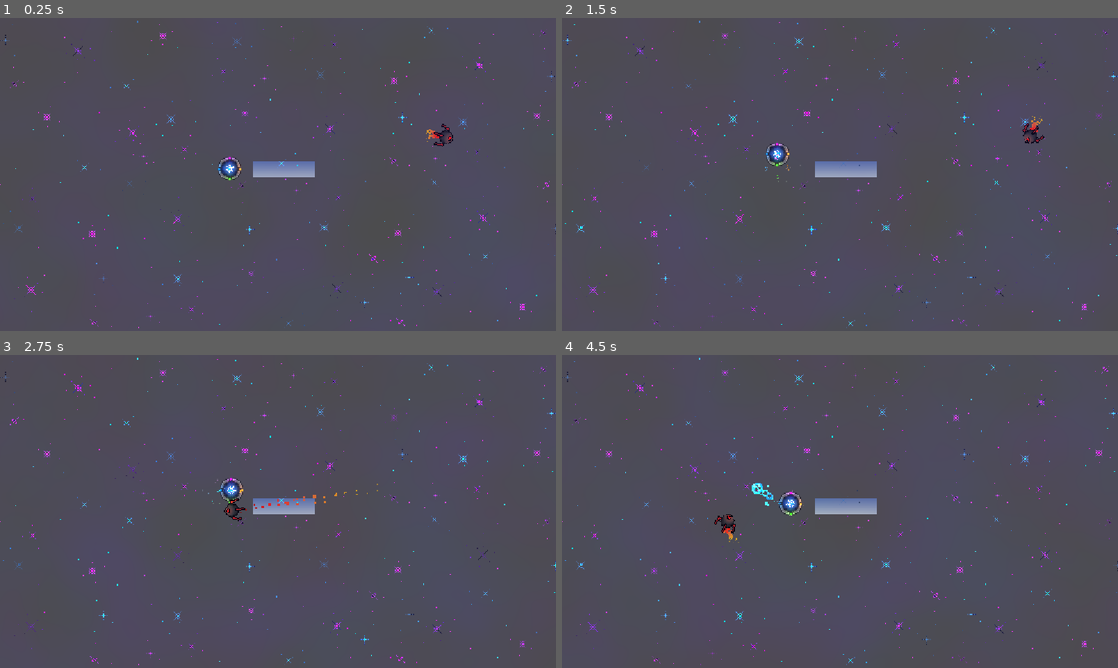
Above: before the commit, frames 1-4 (two rows, left to right).
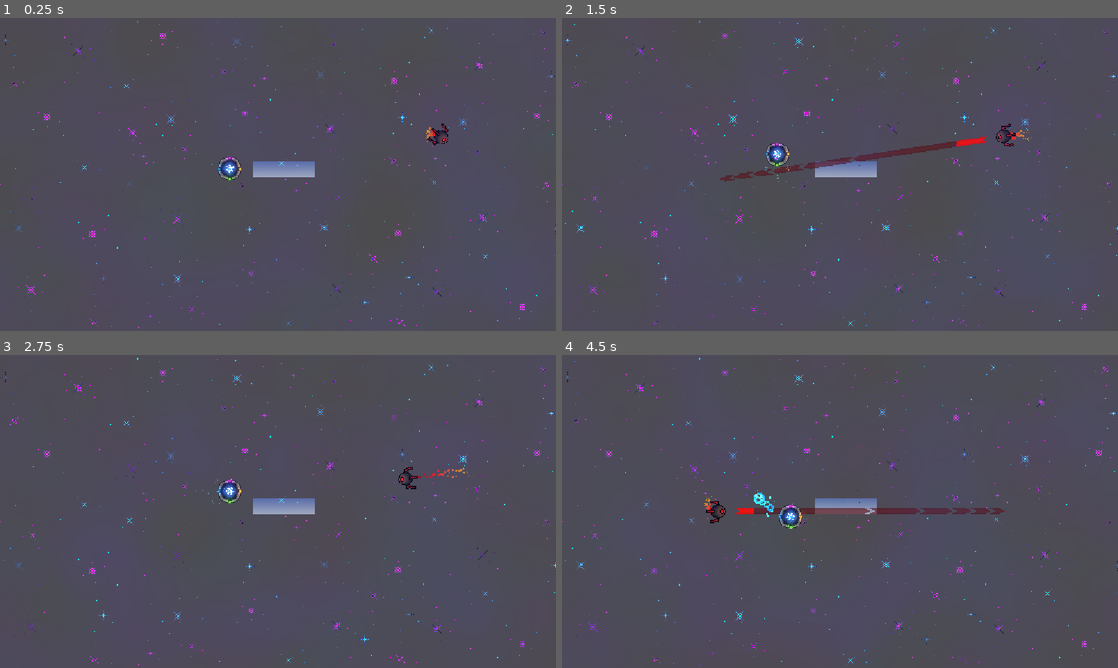
Above: after the commit, the same moments.

Repository: eee12342/New-Game
Game: Godot game, scene res://scenes/main.tscn
Same seed, same stepped clock (60 frames per second), same inputs: the game is played once before the commit and once after it.
Inputs (mouse positions are in pixels of both pictures, inside the frame that each line leads up to):
- Up to frame 1 (0.25 s): no input
- Up to frame 2 (1.5 s): move the mouse to (962, 158) at 0.52 s; tap A (colour1) at 0.6 s; move the mouse to (728, 190) at 1.27 s; tap W (colour2) at 1.35 s
- Up to frame 3 (2.75 s): move the mouse to (333, 442) at 2.02 s; tap D (colour3) at 2.1 s
- Up to frame 4 (4.5 s): move the mouse to (812, 574) at 2.77 s; tap S (colour4) at 2.85 s; move the mouse to (1006, 558) at 3.52 s; hold Shift (colour_change_mode) 3.53-4.28 s; move the mouse to (673, 464) at 4.27 s; click (673, 464) at 4.35 s

The runs differ from the first frame. In frame 1, 0.2% of the frame differs, in the area x 76-82%, y 33-42%; in frame 2, 1.1%; in frame 3, 0.6%; in frame 4, 1.6%, in the area x 25-80%, y 40-60%.

Commit message:
Add dash charge UI and tweak enemy behaviours
Add a dash charge TextureProgressBar scene (dashbar.tscn) and instance it in enemy1. Implement charge UI/tween (charge_progress, charge_tween) and integrate it into the attack flow (start_attack, charge display, then attack). Reduce rotation_speed_seconds (2 -> 1) and shorten Pause wait_time (2.0 -> 1.5). Comment out previous momentum tween setup. Also adjust enemy2 visuals: flip sprite horizontally, and tweak Hitbox and Visuals positions/rotation.

Diff:
--- /dev/null
+++ b/scenes/enemy/enemy1/dashbar.tscn
@@ -0,0 +1,12 @@
+[gd_scene format=3 uid="uid://djp87qcu7vd6o"]
+
+[ext_resource type="Texture2D" uid="uid://56ud2jut254u" path="res://art/UI/ArrowBottom.png" id="1_ykxqu"]
+[ext_resource type="Texture2D" uid="uid://m5gyc7ndn0mr" path="res://art/UI/ArrowTop.png" id="2_onohu"]
+
+[node name="ArrowProgress" type="TextureProgressBar" unique_id=1109070990]
+texture_filter = 1
+offset_right = 40.0
+offset_bottom = 40.0
+value = 10.0
+texture_under = ExtResource("1_ykxqu")
+texture_progress = ExtResource("2_onohu")
--- a/scenes/enemy/enemy1/enemy1.tscn
+++ b/scenes/enemy/enemy1/enemy1.tscn
@@ -3,6 +3,7 @@
 [ext_resource type="Script" uid="uid://do52j6cw47w2k" path="res://scenes/enemy/enemy1/enemy_1.gd" id="1_mywme"]
 [ext_resource type="Texture2D" uid="uid://dpcodqu5fbvf" path="res://art/EnemyArt/ShitterEnemy.png" id="2_a3pup"]
 [ext_resource type="Texture2D" uid="uid://cq6o3phc5pem0" path="res://art/SpecialEffects/SmallExplosion.png" id="3_dfp62"]
+[ext_resource type="PackedScene" uid="uid://djp87qcu7vd6o" path="res://scenes/enemy/enemy1/dashbar.tscn" id="4_hddgn"]
 
 [sub_resource type="AtlasTexture" id="AtlasTexture_dfp62"]
 atlas = ExtResource("3_dfp62")
@@ -160,8 +161,18 @@
 target_position = Vector2(300, 0)
 
 [node name="Pause" type="Timer" parent="." unique_id=14633251]
-wait_time = 2.0
+wait_time = 1.5
 one_shot = true
+
+[node name="ArrowProgress" parent="." unique_id=1109070990 instance=ExtResource("4_hddgn")]
+visible = false
+z_index = -1
+offset_left = 7.0
+offset_top = -8.0
+offset_right = 127.0
+offset_bottom = 32.0
+scale = Vector2(2.5, 1)
+value = 0.0
 
 [connection signal="body_entered" from="Hitbox" to="." method="_on_hitbox_body_entered"]
 [connection signal="timeout" from="Pause" to="." method="_on_pause_timeout"]
--- a/scenes/enemy/enemy1/enemy_1.gd
+++ b/scenes/enemy/enemy1/enemy_1.gd
@@ -1,10 +1,11 @@
 extends Enemy
 
 
-@export var rotation_speed_seconds: float = 2
+@export var rotation_speed_seconds: float = 1
 
 @onready var pause_timer: Timer = $Pause
 @onready var raycast: RayCast2D = $RayCast2D
+@onready var charge_progress: TextureProgressBar = $ArrowProgress
 
 var dying: bool = false
 var finding_player: bool = false
@@ -14,13 +15,14 @@
 var momentum_tween: Tween
 var attack_tween: Tween
 var tween: Tween
+var charge_tween: Tween
 var tweens: Array
 
 
 func _process(_delta: float) -> void:
 	if not finding_player:
 		find_player()
-	tweens = [momentum_tween, attack_tween, tween]
+	tweens = [momentum_tween, attack_tween, tween, charge_tween]
 
 
 func find_player():
@@ -29,23 +31,37 @@
 	var delta = angle_difference(global_rotation, raw_target)
 	target = global_rotation + delta
 
-	momentum_tween = create_tween()
-	momentum_tween.set_ease(Tween.EASE_OUT)
-	var momentum_target: Vector2 = to_global(raycast.target_position / 8)
-	momentum_tween.tween_property(self, "global_position", momentum_target, 2)
+	#momentum_tween = create_tween()
+	#momentum_tween.set_ease(Tween.EASE_OUT)
+	#var momentum_target: Vector2 = to_global(raycast.target_position / 8)
+	#momentum_tween.tween_property(self, "global_position", momentum_target, 2)
 
 	tween = create_tween()
 	tween.tween_property(self, "global_rotation", target, rotation_speed_seconds)
-	tween.finished.connect(func(): attack())
+	tween.finished.connect(func(): start_attack())
 
 
 func _on_pause_timeout() -> void:
 	finding_player = false
+	attack()
+
+
+func start_attack():
+	pause_timer.start()
+	charge_progress.visible = true
+	charge_tween = create_tween()
+	charge_tween.set_ease(Tween.EASE_IN)
+	charge_tween.set_trans(Tween.TRANS_BOUNCE)
+	charge_tween.tween_property(charge_progress, "value", 100, 1.5)
 
 
 func attack():
 	if momentum_tween:
 		momentum_tween.kill()
+	if charge_tween:
+		charge_tween.kill()
+	charge_progress.visible = false
+	charge_progress.value = 0
 
 	attack_tween = create_tween()
 	attack_tween.set_ease(Tween.EASE_IN_OUT)
--- a/scenes/enemy/enemy2/enemy2.tscn
+++ b/scenes/enemy/enemy2/enemy2.tscn
@@ -37,6 +37,7 @@
 texture_filter = 1
 position = Vector2(0, -0.5)
 texture = ExtResource("2_dhsvk")
+flip_h = true
 
 [node name="CollisionShape2D" type="CollisionShape2D" parent="." unique_id=559677973]
 visible = false
@@ -45,14 +46,16 @@
 shape = SubResource("CircleShape2D_o6xl0")
 
 [node name="Hitbox" type="Area2D" parent="." unique_id=839653704 groups=["player_projectiles"]]
+position = Vector2(-13.5, -0.5)
 
 [node name="CollisionShape2D" type="CollisionShape2D" parent="Hitbox" unique_id=1732069315]
-visible = false
 position = Vector2(6, -0.6666667)
 scale = Vector2(1, 1.2)
 shape = SubResource("CircleShape2D_tipki")
 
 [node name="Visuals" type="Node2D" parent="." unique_id=1174103694]
+position = Vector2(-10, 0)
+rotation = 3.1415927
 
 [node name="EyeLight" type="PointLight2D" parent="Visuals" unique_id=427485426]
 position = Vector2(1.3333335, -1.3333334)
